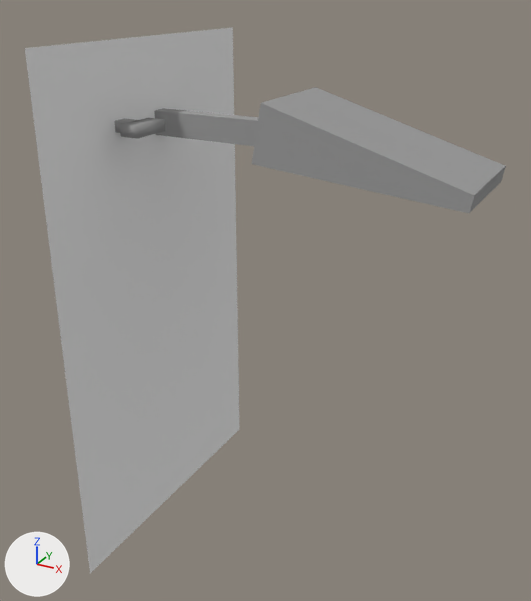
A saved change to the Blender file dev/blender/c172p-flaps.blend.
Before and after are seen from a 50 mm lens placed at (-0.2827, 0.0621, -0.1623), pointed at (-0.3446, 0.1748, -0.2186). The lights are fixed; the arrows at lower left show +X, +Y and +Z. The picture after the commit comes second.

The first picture shows 'FlapPos', 'FlapSwitch', 'legend', 'rect'.
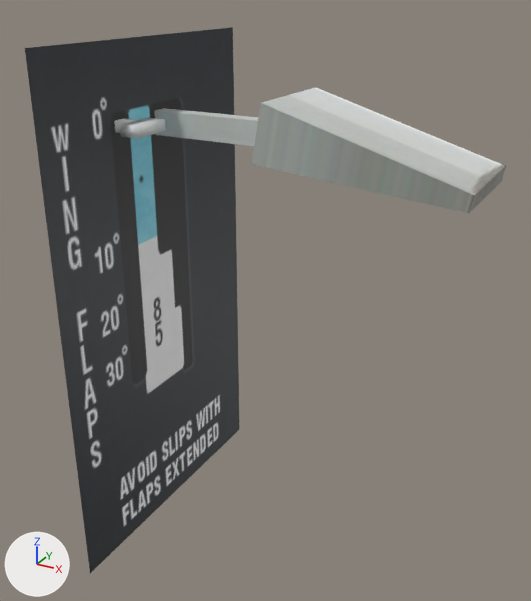
Changed parts and their boxes (x1, y1, x2, y2) in the pictures (531 x 601 px):
'rect', recoloured (white to black)
    both: (25, 27, 239, 573)
'legend', recoloured (white to black)
    both: (41, 89, 225, 558)
'FlapSwitch', recoloured
    both: (154, 87, 506, 213)
'FlapPos', recoloured (lighter)
    both: (114, 118, 166, 139)

What changed in the scene script:
```text
Add img_flaps_png_000:
    img_flaps_png_000 = load_image('flaps.png.000', '../../Models/Interior/Panel/Flaps/flaps.png', 256, 256, 'sRGB')
Add mat_flaps:
    mat_flaps = principled_material('flaps')
    mat_flaps.texture = img_flaps_png_000
Change me_rect_000:
    where me_rect_000.from_pydata(...)  # 8 vertices, 1 face; spans x 0.0, y -0.0429..0.0067, z -0.0518..0.0386
    remove me_rect_000.materials.append(mat_ac3dmat1_001)  # white #ebebeb
    add me_rect_000.materials.append(mat_flaps)  # picture img_flaps_png_000
Change me_flappos_001:
    where me_flappos_001.from_pydata(...)  # 16 vertices, 12 faces; spans x -0.0092..0.0068, y -0.0288..-0.0208, z 0.0311..0.0331
    remove me_flappos_001.materials.append(mat_material_000)  # grey #9e9e9e
    add me_flappos_001.materials.append(mat_flaps)  # picture img_flaps_png_000
Change me_flapswitch_001:
    where me_flapswitch_001.from_pydata(...)  # 20 vertices, 12 faces; spans x -0.0089..0.0623, y -0.0218..-0.001, z 0.0243..0.0376
    remove me_flapswitch_001.materials.append(mat_material_000)  # grey #9e9e9e
    add me_flapswitch_001.materials.append(mat_flaps)  # picture img_flaps_png_000
Change me_rect_001:
    where me_rect_001.from_pydata(...)  # 15 vertices, 4 faces, 2 loose edges; spans x 0.0, y -0.0449..0.0141, z -0.054..0.0466
    remove me_rect_001.materials.append(mat_ac3dmat1_001)  # white #ebebeb
    add me_rect_001.materials.append(mat_flaps)  # picture img_flaps_png_000
```
